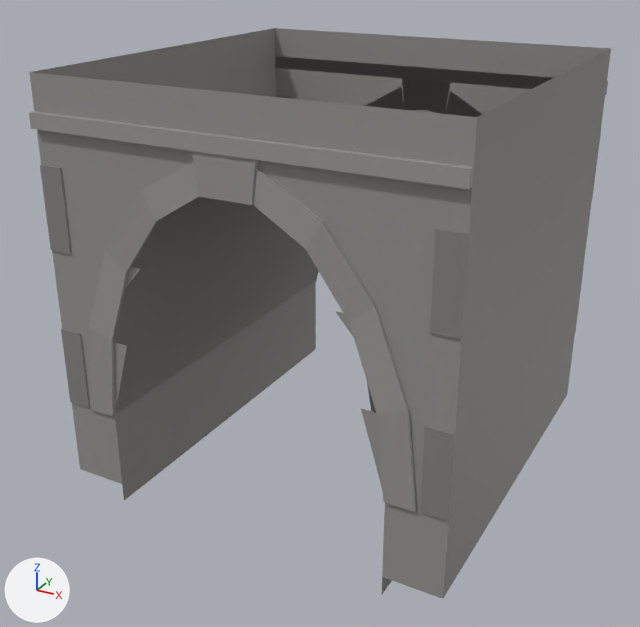
The glTF model Data/RideUK/Props/SM_Prop_bridge_arch_4_LOD1.glb: old version first, new version second.
Both versions are drawn from a 50 mm camera at (0.978, -1.902, 1.289) aimed at (-0.03, -0.068, 0.372). Every picture has the same lights, and +X, +Y and +Z are marked at lower left. The first picture is the older version. Vertices at exactly the same position are counted once.

Script lines for the objects in view, before the commit:
```python
me_sm_prop_bridge_arch_4_lod1 = bpy.data.meshes.new('SM_Prop_bridge_arch_4_LOD1')
me_sm_prop_bridge_arch_4_lod1.from_pydata(...)  # 292 vertices, 516 faces; spans x -0.5..0.5, y -0.516..0.516, z -0.05..1.0
me_sm_prop_bridge_arch_4_lod1.materials.append(mat_defaultmaterial)
ob_sm_prop_bridge_arch_4_lod1 = bpy.data.objects.new('SM_Prop_bridge_arch_4_LOD1', me_sm_prop_bridge_arch_4_lod1)
ob_sm_prop_bridge_arch_4_lod1.location = (0.0, 0.0, 0.0)
```
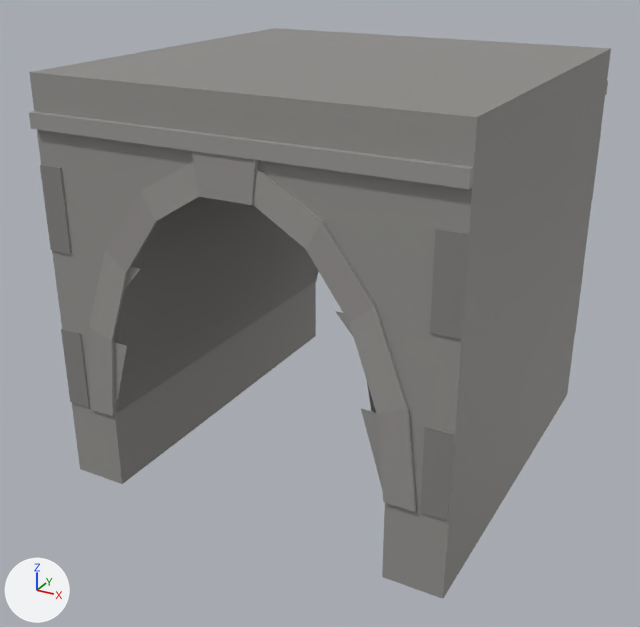
Boxes [x1, y1, x2, y2] around the edits, measured in the pictures (640 x 627 px):
part 1 of me_sm_prop_bridge_arch_4_lod1, built on
    before: [115, 282, 392, 594]
    after: [33, 28, 611, 484]

What changed in the scene script:
```text
Change me_sm_prop_bridge_arch_4_lod1:
    used by ob_sm_prop_bridge_arch_4_lod1; location = (0.0, 0.0, 0.0)
    remove me_sm_prop_bridge_arch_4_lod1.from_pydata(...)  # 292 vertices, 516 faces; spans x -0.5..0.5, y -0.516..0.516, z -0.05..1.0
    add me_sm_prop_bridge_arch_4_lod1.from_pydata(...)  # 288 vertices, 522 faces; spans x -0.5..0.5, y -0.516..0.516, z 0.0..1.0
    me_sm_prop_bridge_arch_4_lod1 part 1
    4 vertices are removed from x -0.36..0.36, y -0.5..0.5, z -0.05
    4 faces are deleted
    10 new faces join them
```
